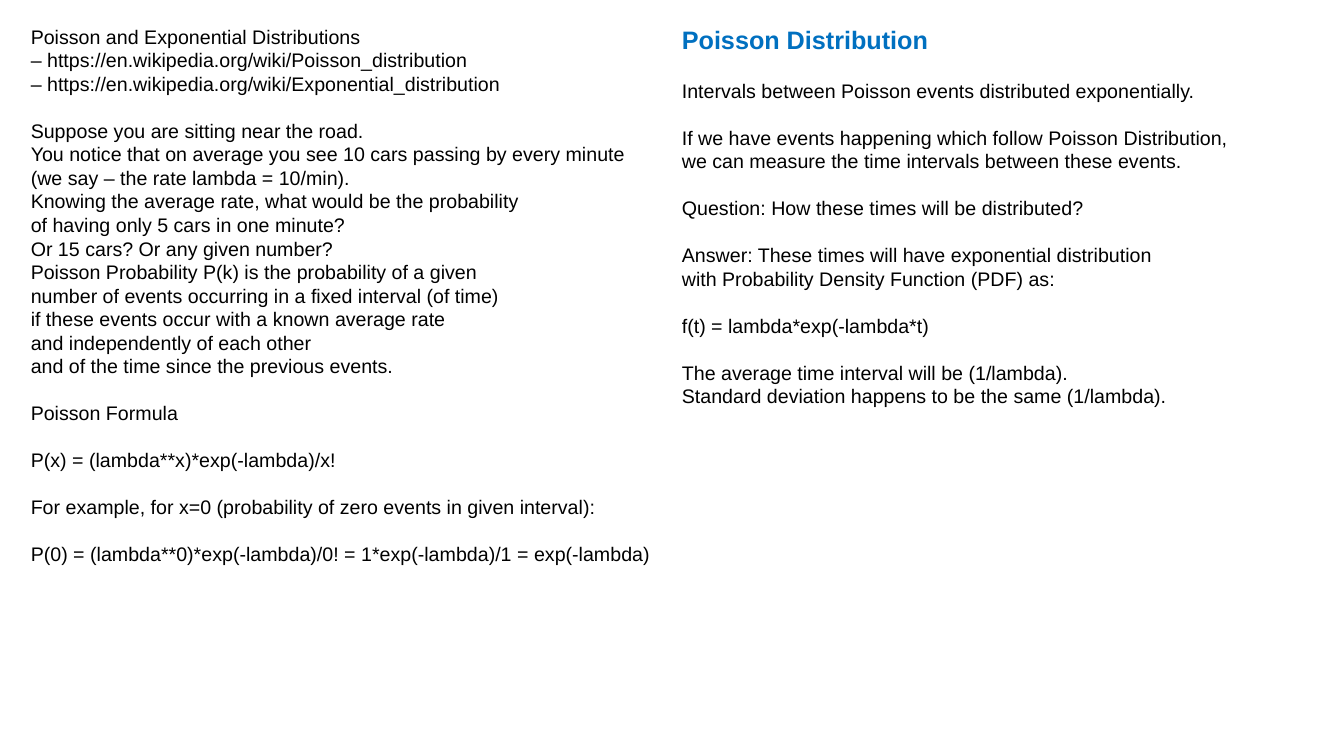
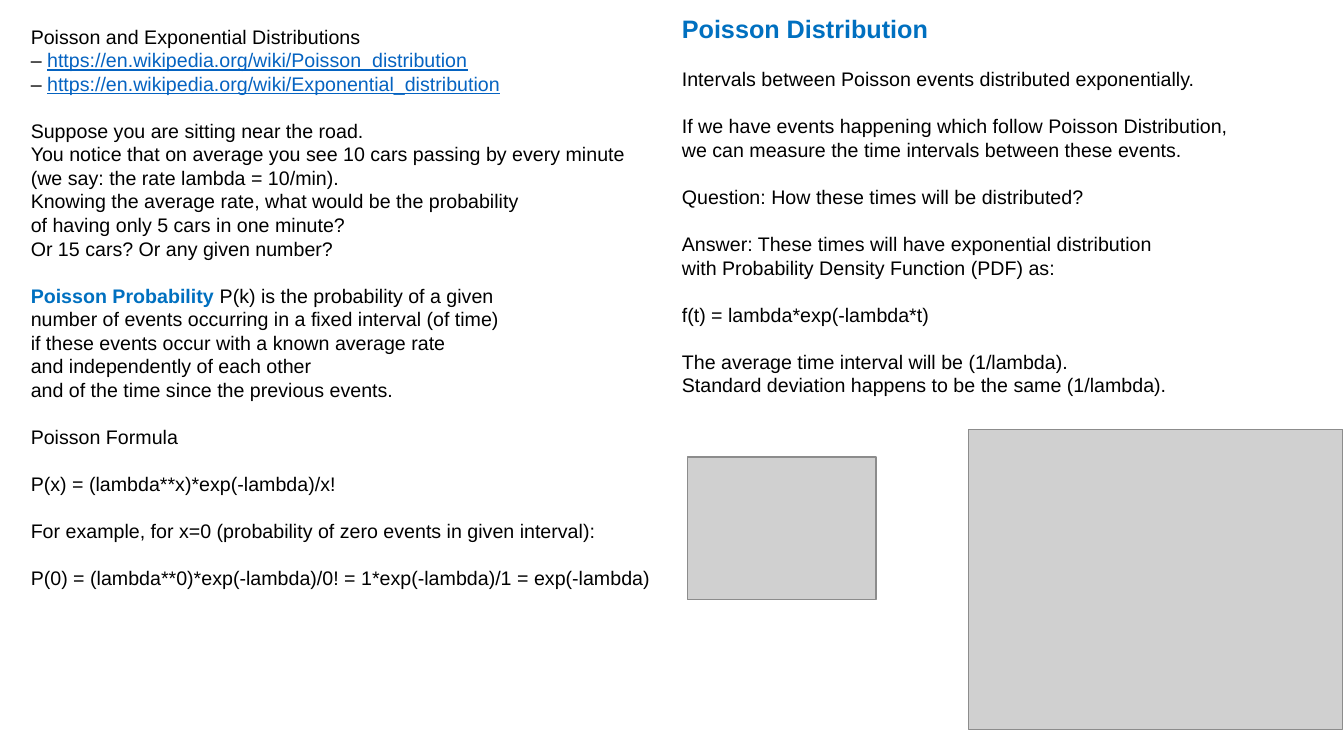
Before and after one commit to lselector/ml_ai_doc, a slide deck: slide 8 of statistics.pptx (slide 7 before the commit). Drawn at 1344x756 pixels with LibreOffice and Linux fonts; fonts in the diff are those of the drawing; grey boxes stand for pictures. Boxes give left, top, right and bottom in pixels: in the first picture for what was removed or moved away, otherwise in the second. Text is boxed around its words. In the diff, an @@ line names an element or a change of style, - is before the commit and + after.

```diff
--- a/statistics.pptx
+++ b/statistics.pptx
@@ text "Poisson Distribution": place and size @@
-text "Poisson Distribution" at [682, 30, 1228, 407]
+text "Poisson Distribution" at [682, 19, 1228, 396]
@@ text at [31, 52, 500, 307]: text colour #000000 to #0563C1, underline on in "https://en.wikipedia.org/wiki/Poisson_distribution", "https://en.wikipedia.org/wiki/Exponential_distribution"; text colour #000000 to #0070C0, bold on in "Poisson Probability" @@
@@ text at [31, 170, 339, 189]: text changed @@
-(we say – the rate lambda = 10/min).
+(we say: the rate lambda = 10/min).
@@ picture added at [969, 430, 1343, 730] @@
@@ picture added at [688, 457, 877, 600] @@
```
Also in this commit, not shown: 10 other slides changed, 2 slides added, 1 slide removed, 1 other file.
